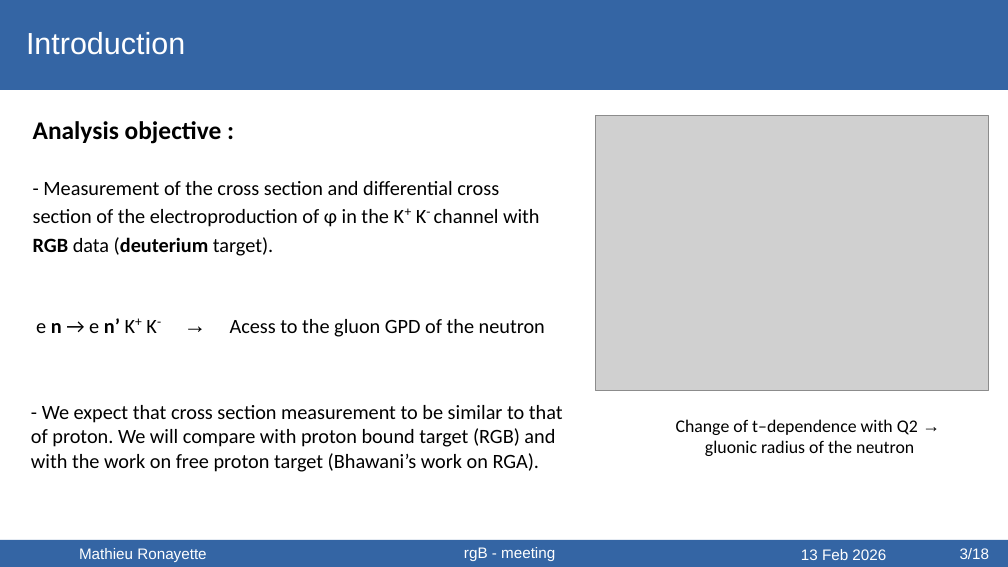
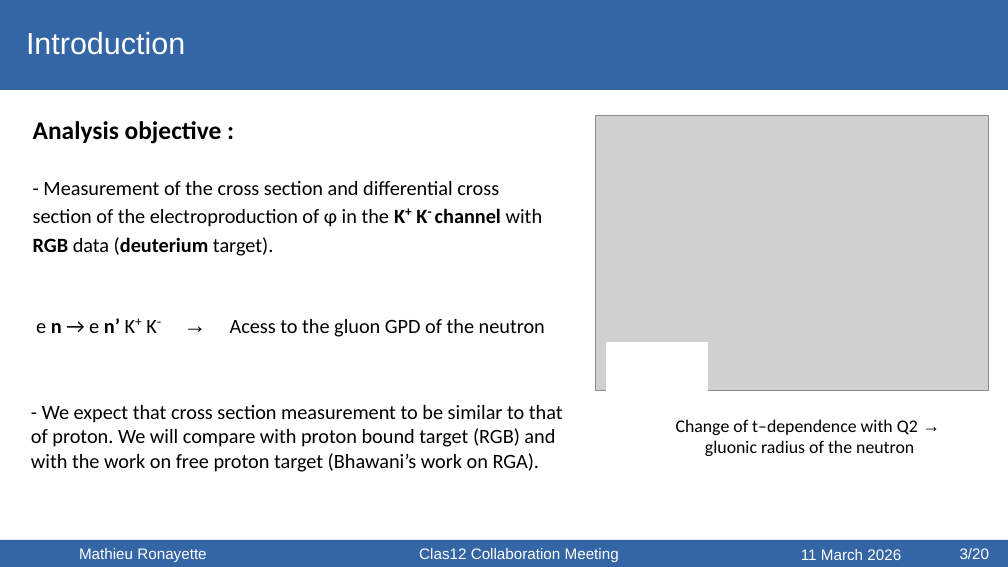
Before and after one commit to mathieuryt/phi_analysis, a slide deck: slide 3 of electroproduction/presentations/ClasMeeting_ronayette.odp. Drawn at 1008x567 pixels with LibreOffice and Linux fonts; fonts in the diff are those of the drawing; grey boxes stand for pictures. Boxes give left, top, right and bottom in pixels: in the first picture for what was removed or moved away, otherwise in the second. Text is boxed around its words. In the diff, an @@ line names an element or a change of style, - is before the commit and + after.

```diff
--- a/electroproduction/presentations/ClasMeeting_ronayette.odp
+++ b/electroproduction/presentations/ClasMeeting_ronayette.odp
@@ text at [33,181,543,256]: bold on in "K+ K- channel" @@
@@ freeform shape added at [606,342,707,394], fill #FFFFFF, outline #FFFFFF 0.99 pt @@
@@ text at [419,548,619,562]: text changed @@
-rgB - meeting
+Clas12 Collaboration Meeting
@@ text at [801,549,901,560]: text changed @@
-13 Feb 2026
+11 March 2026
@@ text at [960,548,990,559]: text changed @@
-3/18
+3/20
```
Also in this commit, not shown: 21 other slides changed, 20 slides added, 2 slides removed, 17 other files.
